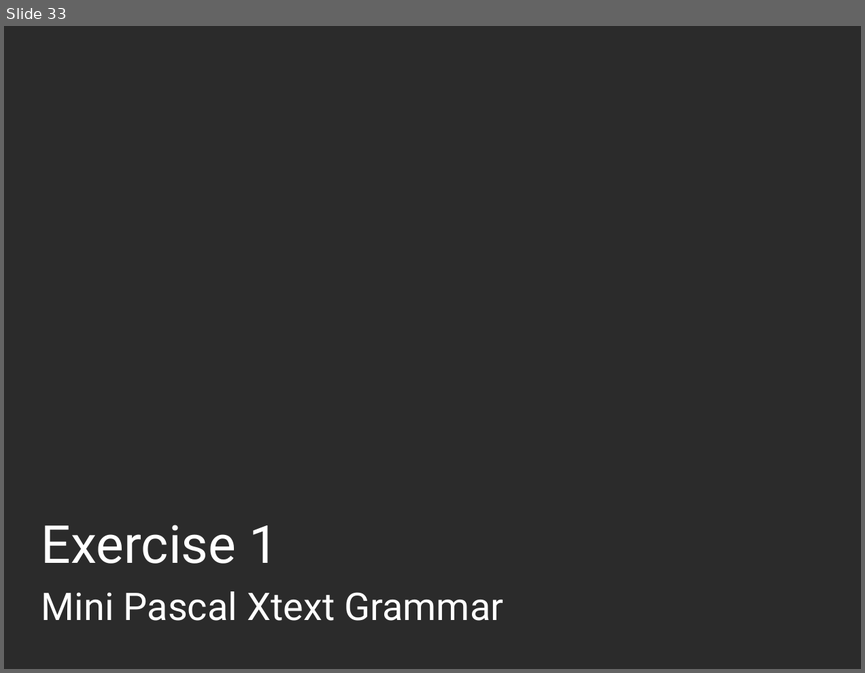
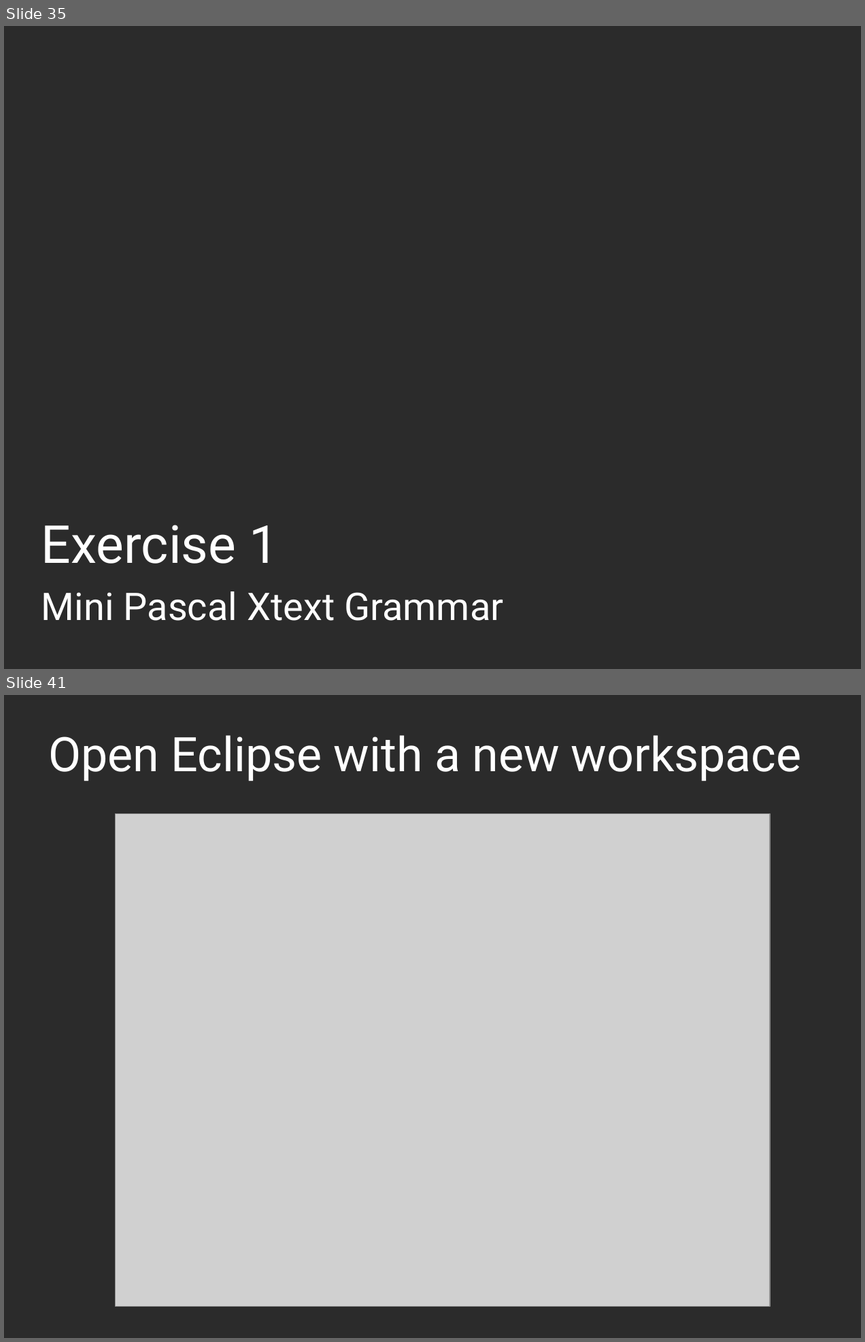
Before and after one commit to thomasfischl/xtext-workshop, a slide deck: xText Workshop.pptx. Shown one above the other, each under a label of ours: slide 33 before the commit, slides 35 and 41 after it; the slides between them are not shown. The pictures are 865x673 and 865x1342 pixels, drawn with LibreOffice and Linux fonts; fonts in the diff are those of the drawing; grey boxes stand for pictures; background and template pictures are left out; a plain dark background stands for a picture behind light text. Boxes give left, top, right and bottom in pixels: in the first picture for what was removed or moved away, otherwise in the second. Text is boxed around its words. In the diff, an @@ line names an element or a change of style, - is before the commit and + after.

```diff
--- a/xText Workshop.pptx
+++ b/xText Workshop.pptx
@@ slide 41 added at bbox=[4, 695, 861, 1338], background picture (left out) @@
@@ title added at bbox=[48, 735, 802, 781], 40 pt, text #FFFFFF @@
+Open Eclipse with a new workspace
@@ picture added at bbox=[116, 814, 770, 1307] @@
@@ what was slide 33 is now slide 35 @@
```
Also in this commit, not shown: 9 slides changed, 13 other slides added.
